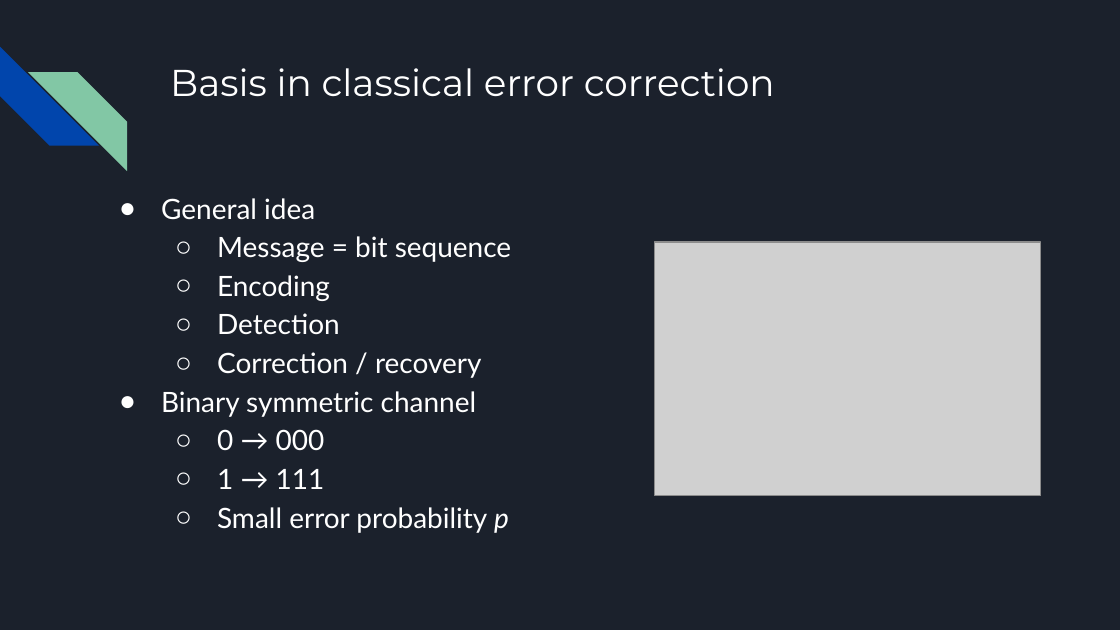
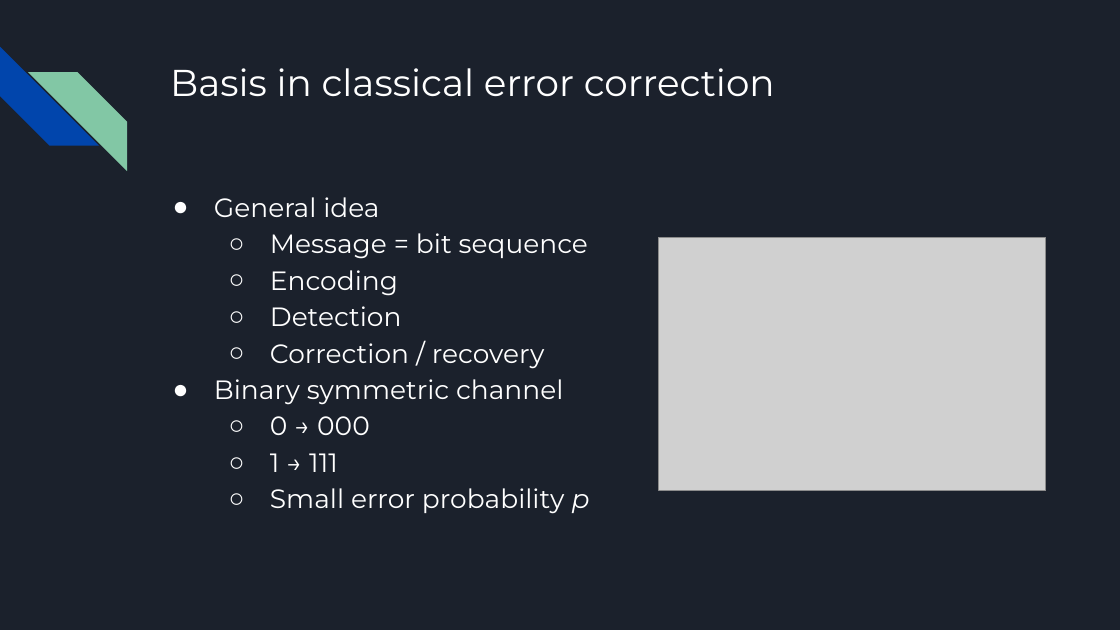
Before and after one commit to philippemnoel/QuantumErrorCorrectionProject, a slide deck: slide 2 of QEC Final Project.pptx. Drawn at 1120x630 pixels with LibreOffice and Linux fonts; fonts in the diff are those of the drawing; grey boxes stand for pictures. Boxes give left, top, right and bottom in pixels: in the first picture for what was removed or moved away, otherwise in the second. Text is boxed around its words. In the diff, an @@ line names an element or a change of style, - is before the commit and + after.

```diff
--- a/QEC Final Project.pptx
+++ b/QEC Final Project.pptx
@@ text "General idea": place and size @@
-text "General idea" at <box>161,198,511,533</box>
+text "General idea" at <box>214,197,590,514</box>
@@ text "General idea" at <box>214,197,590,514</box>: size 18 to 17 pt, font Lato to Montserrat; indent changed @@
@@ picture: place and size @@
-picture at <box>654,242,1040,495</box>
+picture at <box>659,237,1045,491</box>
```
Also in this commit, not shown: 4 other slides changed.
